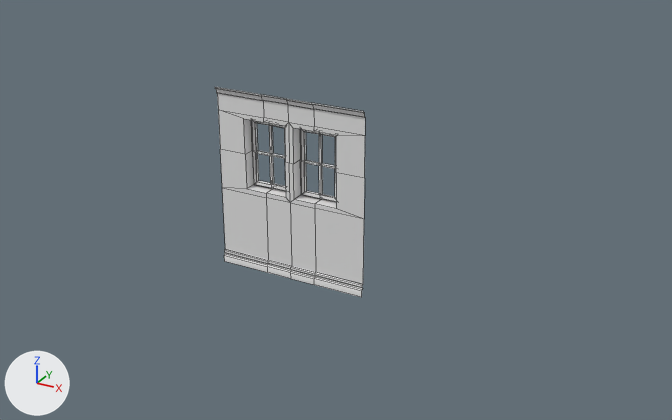
The FBX model Assets/Src/Models/P_Chambre/MurFenetre.fbx: old version first, new version second.
Camera for both pictures: a 50 mm lens placed at (16.4, -26.4, 16.4), pointed at (1.5, 0.7, 2.8). Lighting does not change. The marker at lower left points along +X, +Y and +Z. Mesh edges are drawn as thin lines. Where no turn or scale is listed for an object, it has been applied to the vertices.

Before the edit, the objects in view are built like this:
```python
me_plane_075 = bpy.data.meshes.new('Plane.075')
me_plane_075.from_pydata(...)  # 214 vertices, 194 faces; spans x -3.0..3.0, y -0.13..0.48, z 0.0..7.0
ob_murfenetre = bpy.data.objects.new('MurFenetre', me_plane_075)
ob_murfenetre.location = (0.0, 0.0, 0.0)
```
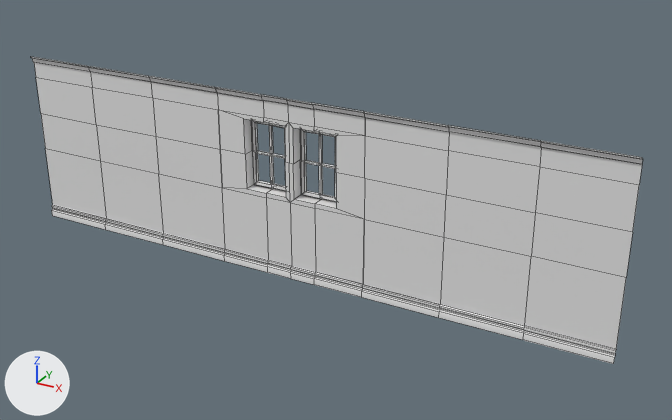
What differs and where, as boxes [x1, y1, x2, y2] in the pictures (672 x 420 px):
```json
{"object": "MurFenetre", "change": "reshaped", "before": [215, 87, 365, 297], "after": [31, 57, 643, 364], "on screen": "306% wider, 46% taller"}
{"part": 1, "of": "me_plane_075", "change": "added", "after": [362, 111, 643, 364]}
{"part": 2, "of": "me_plane_075", "change": "added", "after": [31, 57, 225, 261]}
```

The change, as JSON lines over the scene's bpy script:
```json
{"block": "me_plane_075", "where": "# used by ob_murfenetre; location = (0.0, 0.0, 0.0)"}
{"op": "remove", "block": "me_plane_075", "code": "me_plane_075.from_pydata(...)  # 214 vertices, 194 faces; spans x -3.0..3.0, y -0.13..0.48, z 0.0..7.0"}
{"op": "add", "block": "me_plane_075", "code": "me_plane_075.from_pydata(...)  # 342 vertices, 284 faces; spans x -12.0..12.0, y -0.13..0.48, z 0.0..7.0"}
{"block": "me_plane_075", "change": "me_plane_075 part 1: a new loose piece of 64 vertices spanning x 3.0..12.0, y -0.13..0.0, z 0.0..7.0"}
{"block": "me_plane_075", "change": "me_plane_075 part 2: a new loose piece of 64 vertices spanning x -12.0..-3.0, y -0.13..0.0, z 0.0..7.0"}
```
